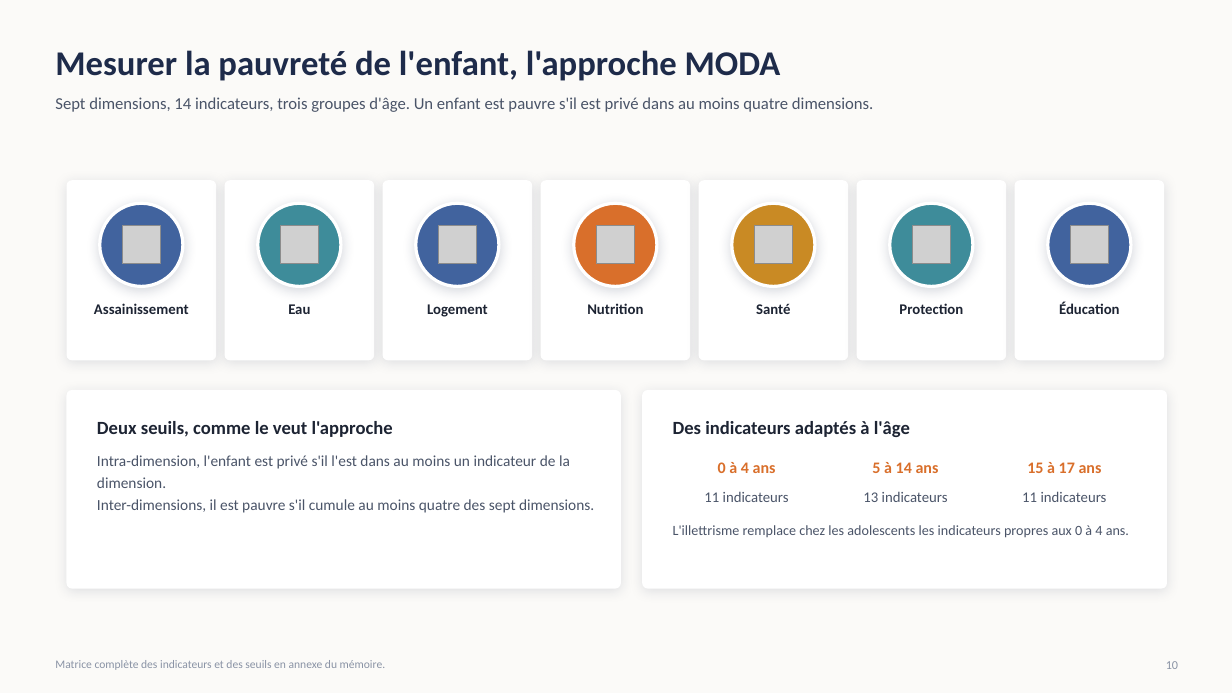
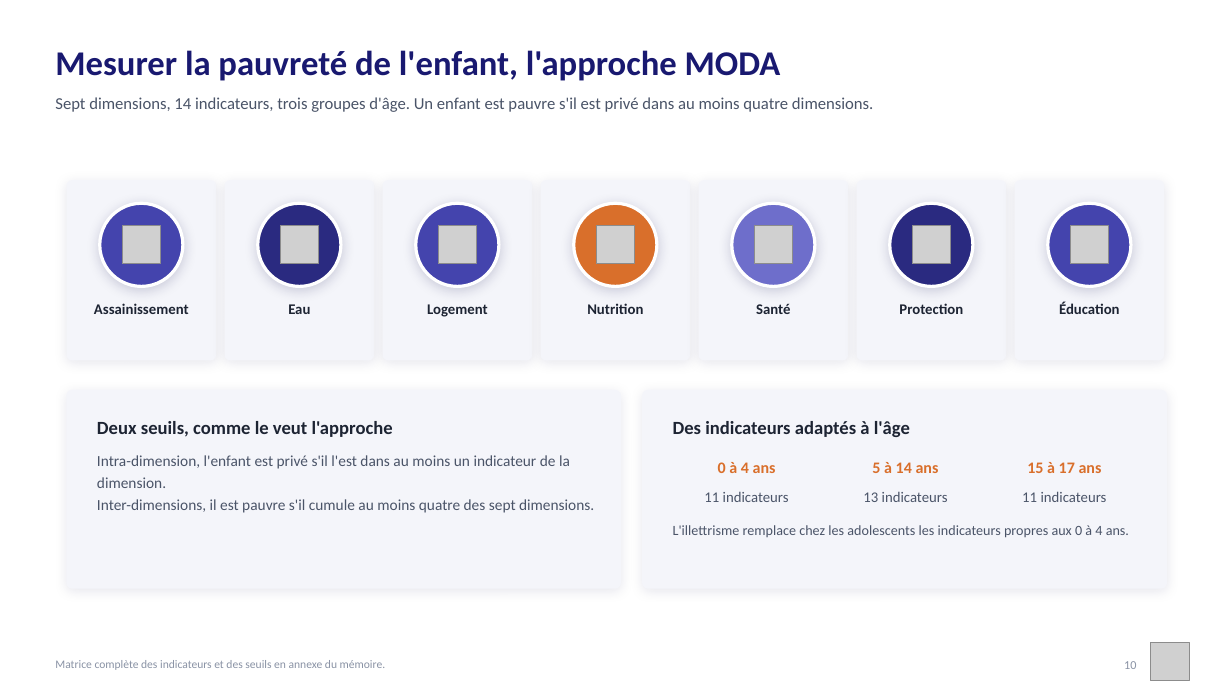
Before and after one commit to JODRAFF9/MEMOIRE, a slide deck: slide 10 of infographie/presentation_infographique.pptx. Drawn at 1232x693 pixels with LibreOffice and Linux fonts; fonts in the diff are those of the drawing; grey boxes stand for pictures. Boxes give left, top, right and bottom in pixels: in the first picture for what was removed or moved away, otherwise in the second. Text is boxed around its words. In the diff, an @@ line names an element or a change of style, - is before the commit and + after.

```diff
--- a/infographie/presentation_infographique.pptx
+++ b/infographie/presentation_infographique.pptx
@@ background #FBFAF8 to #FFFFFF @@
@@ text "Mesurer la pauvreté de l'enfant, ..." at (55, 50, 781, 81): text colour #1E2B4A to #191970 @@
@@ ellipse at (258, 203, 341, 287): fill #3E8C9A to #2A2A80; shadow changed @@
@@ ellipse at (732, 203, 815, 287): fill #C98A24 to #6E6ECB; shadow changed @@
@@ ellipse at (890, 203, 973, 287): fill #3E8C9A to #2A2A80; shadow changed @@
@@ fill #FFFFFF to #F4F5FA; shadow changed in 6 elements at (67, 180, 216, 360), (225, 180, 374, 360), (383, 180, 532, 360), (699, 180, 848, 360), (857, 180, 1006, 360), (1015, 180, 1165, 360) @@
@@ fill #41639E to #4444AD; shadow changed in 3 elements at (100, 203, 183, 287), (416, 203, 499, 287), (1048, 203, 1131, 287) @@
@@ text "10": place and size @@
-text "10" at (1166, 661, 1178, 669)
+text "10" at (1124, 661, 1136, 669)
@@ picture added at (1151, 642, 1189, 681) @@
```
Also in this commit, not shown: 26 other slides changed, 5 other files.
